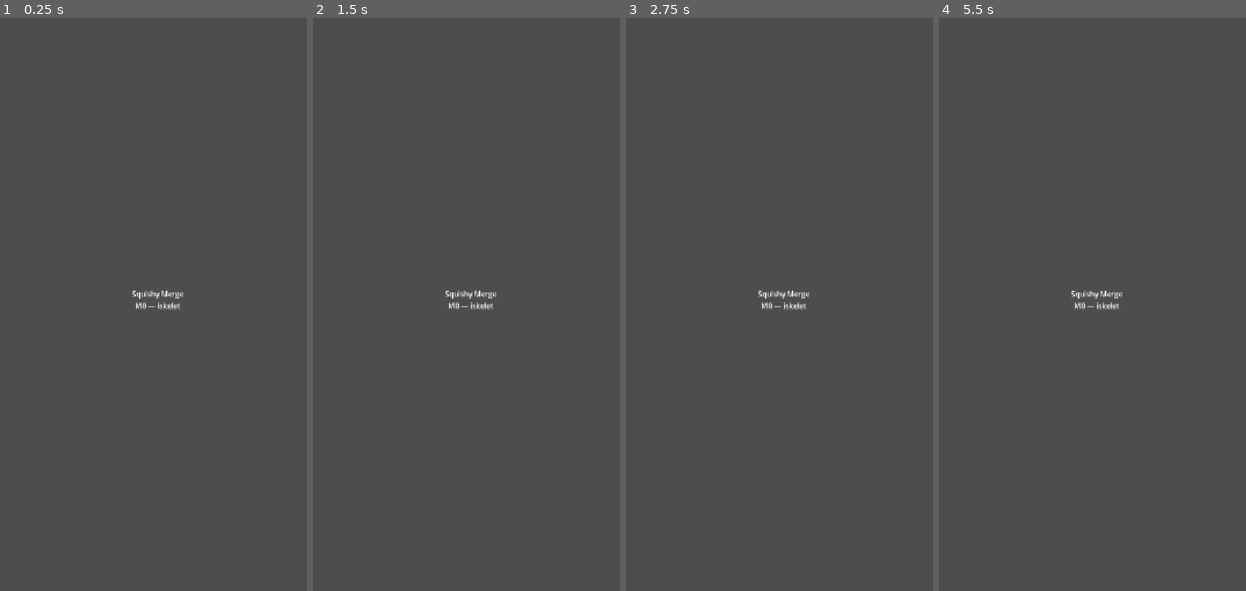
Above: before the commit, frames 1-4 (left to right).
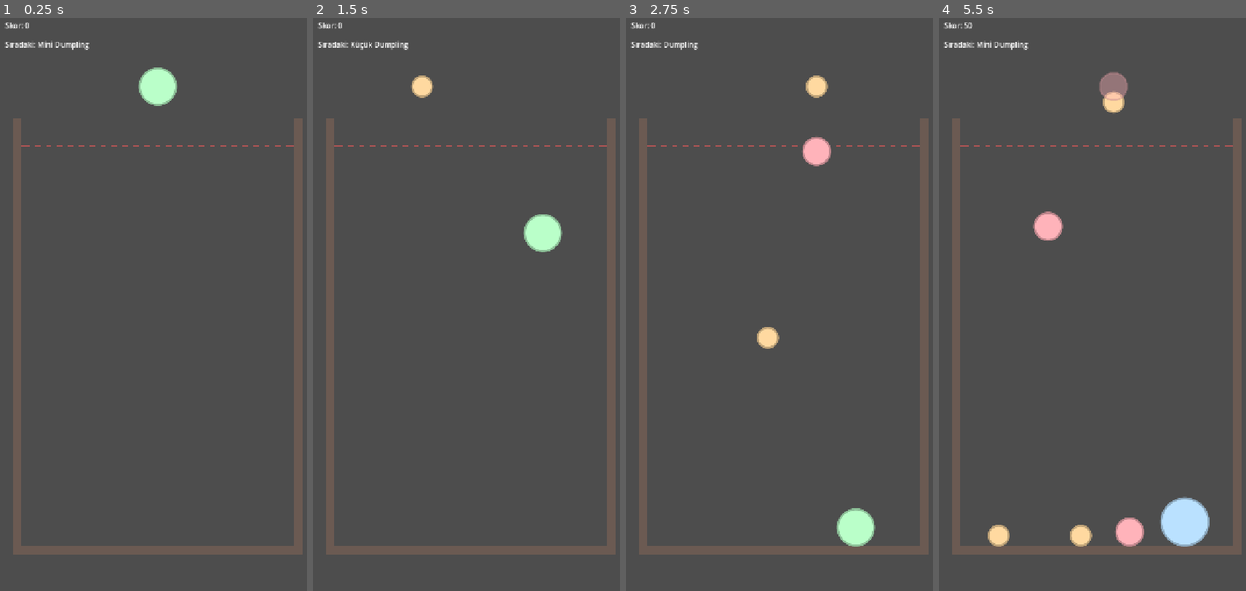
Above: after the commit, the same moments.

Repository: oguzhanbilgi/Squishy-Merge
Game: Godot game, scene res://scenes/main.tscn
Same seed, same stepped clock (60 frames per second), same inputs: the game is played once before the commit and once after it.
Inputs (mouse positions are in pixels of both pictures, inside the frame that each line leads up to):
- Up to frame 1 (0.25 s): no input
- Up to frame 2 (1.5 s): tap Enter at 0.5 s; move the mouse to (543, 270) at 0.52 s; click (543, 270) at 0.67 s; drag from (405, 327) to (454, 419) at 1.27 s
- Up to frame 3 (2.75 s): move the mouse to (816, 172) at 2.02 s; click (816, 172) at 2.17 s
- Up to frame 4 (5.5 s): drag from (1080, 419) to (997, 212) at 2.77 s; move the mouse to (1193, 384) at 3.52 s; click (1193, 384) at 3.67 s; drag from (997, 212) to (1046, 155) at 4.27 s; move the mouse to (1113, 298) at 5.02 s; click (1113, 298) at 5.17 s

The runs differ from the first frame. In frame 1, 6.8% of the frame differs, in the area x 1-99%, y 0-94%; in frame 2, 7.0%; in frame 3, 7.5%; in frame 4, 8.9%.

Commit message:
[M1] Core merge fiziği ve tier spawn
- TierConfig: 8 tier'ın yarıçap/renk/puan/pitch tablosu, drop pool tier 1-3
- Dumpling (RigidBody2D): tier'a göre şekil/kütle, aynı tier çarpışmasında
  merge_requested sinyali; çift merge'i önleyen is_merging kilidi
- GameBoard: koddan kurulan kap duvarları (M2'de level genişliği değişebilsin
  diye), sürükle-bırak drop kontrolü, merge çözümü, squash-stretch + pop
  parçacığı, tier 8 kutlaması, 1.5 sn taşma fail state'i
- Placeholder görsel: _draw() ile düz renkli daire (final asset M7'de)
- project.godot: fare ile test için touch emülasyonu

Co-Authored-By: Claude Opus 5 <noreply@anthropic.com>

Diff:
--- a/project.godot
+++ b/project.godot
@@ -25,14 +25,18 @@
 
 window/size/viewport_width=720
 window/size/viewport_height=1280
-window/handheld/orientation=1
 window/stretch/mode="canvas_items"
 window/stretch/aspect="expand"
+window/handheld/orientation=1
+
+[input_devices]
+
+pointing/emulate_touch_from_mouse=true
 
 [physics]
 
+3d/physics_engine="Jolt Physics"
 2d/default_gravity=1200.0
-3d/physics_engine="Jolt Physics"
 
 [rendering]
 
--- /dev/null
+++ b/scenes/game/dumpling.tscn
@@ -0,0 +1,15 @@
+[gd_scene load_steps=3 format=3]
+
+[ext_resource type="Script" path="res://scripts/game/dumpling.gd" id="1_dumpling"]
+[ext_resource type="Script" path="res://scripts/game/dumpling_visual.gd" id="2_visual"]
+
+[node name="Dumpling" type="RigidBody2D"]
+contact_monitor = true
+max_contacts_reported = 8
+continuous_cd = 1
+script = ExtResource("1_dumpling")
+
+[node name="CollisionShape2D" type="CollisionShape2D" parent="."]
+
+[node name="Visual" type="Node2D" parent="."]
+script = ExtResource("2_visual")
--- /dev/null
+++ b/scenes/game/game_board.tscn
@@ -0,0 +1,42 @@
+[gd_scene load_steps=3 format=3]
+
+[ext_resource type="Script" path="res://scripts/game/game_board.gd" id="1_board"]
+[ext_resource type="Script" path="res://scripts/game/dumpling_visual.gd" id="2_visual"]
+
+[node name="GameBoard" type="Node2D"]
+script = ExtResource("1_board")
+
+[node name="Walls" type="StaticBody2D" parent="."]
+
+[node name="DumplingLayer" type="Node2D" parent="."]
+
+[node name="OverflowArea" type="Area2D" parent="."]
+monitoring = true
+
+[node name="OverflowShape" type="CollisionShape2D" parent="OverflowArea"]
+
+[node name="Preview" type="Node2D" parent="."]
+script = ExtResource("2_visual")
+
+[node name="HUD" type="CanvasLayer" parent="."]
+
+[node name="ScoreLabel" type="Label" parent="HUD"]
+offset_left = 24.0
+offset_top = 24.0
+offset_right = 400.0
+offset_bottom = 60.0
+text = "Skor: 0"
+
+[node name="NextLabel" type="Label" parent="HUD"]
+offset_left = 24.0
+offset_top = 66.0
+offset_right = 500.0
+offset_bottom = 102.0
+text = "Sıradaki: -"
+
+[node name="StatusLabel" type="Label" parent="HUD"]
+anchor_right = 1.0
+offset_top = 640.0
+offset_bottom = 700.0
+horizontal_alignment = 1
+text = ""
--- /dev/null
+++ b/scenes/game/pop_effect.tscn
@@ -0,0 +1,8 @@
+[gd_scene load_steps=2 format=3]
+
+[ext_resource type="Script" path="res://scripts/game/pop_effect.gd" id="1_pop"]
+
+[node name="PopEffect" type="CPUParticles2D"]
+emitting = false
+one_shot = true
+script = ExtResource("1_pop")
--- a/scenes/main.tscn
+++ b/scenes/main.tscn
@@ -4,14 +4,3 @@
 
 [node name="Main" type="Node2D"]
 script = ExtResource("1_main")
-
-[node name="UI" type="CanvasLayer" parent="."]
-
-[node name="BootLabel" type="Label" parent="UI"]
-anchors_preset = 15
-anchor_right = 1.0
-anchor_bottom = 1.0
-horizontal_alignment = 1
-vertical_alignment = 1
-text = "Squishy Merge
-M0 — iskelet"
--- /dev/null
+++ b/scripts/game/dumpling.gd
@@ -0,0 +1,59 @@
+class_name Dumpling
+extends RigidBody2D
+## Tek bir dumpling parçası. Aynı tier'daki iki dumpling çarpışınca
+## merge_requested yayınlanır; birleştirmeyi GameBoard yürütür.
+
+signal merge_requested(a: Dumpling, b: Dumpling, point: Vector2)
+
+var tier: int = 1
+## Merge kuyruğa alındıysa true — aynı kare içinde ikinci kez birleşmeyi önler.
+var is_merging: bool = false
+## İlk çarpışmasını yaşadı mı? Taşma kontrolü sadece yerleşmiş parçaları sayar,
+## yoksa drop çizgisinden geçen her parça yanlışlıkla taşma sayılır.
+var has_landed: bool = false
+
+@onready var _shape: CollisionShape2D = $CollisionShape2D
+@onready var _visual: Node2D = $Visual
+
+
+func setup(new_tier: int) -> void:
+	tier = new_tier
+
+
+func _ready() -> void:
+	var circle := CircleShape2D.new()
+	circle.radius = TierConfig.radius(tier)
+	_shape.shape = circle
+
+	var material := PhysicsMaterial.new()
+	material.friction = 0.55
+	material.bounce = 0.05
+	physics_material_override = material
+
+	# Yarıçapla orantılı kütle — büyük tier'lar ağır hissetsin.
+	mass = TierConfig.radius(tier) * 0.05
+
+	_visual.setup(TierConfig.radius(tier), TierConfig.color(tier))
+	body_entered.connect(_on_body_entered)
+
+
+func play_squash() -> void:
+	_visual.play_squash()
+
+
+func _on_body_entered(body: Node) -> void:
+	has_landed = true
+
+	if is_merging or tier >= TierConfig.MAX_TIER:
+		return
+	var other := body as Dumpling
+	if other == null or other.is_merging or other.tier != tier:
+		return
+
+	# Her iki taraf da bu callback'i alır; merge'i yalnızca biri yürütsün.
+	if get_instance_id() < other.get_instance_id():
+		return
+
+	is_merging = true
+	other.is_merging = true
+	merge_requested.emit(self, other, (global_position + other.global_position) * 0.5)
--- /dev/null
+++ b/scripts/game/dumpling_visual.gd
@@ -0,0 +1,26 @@
+extends Node2D
+## Placeholder görsel: düz renkli daire. M7'de owner'ın asset'iyle değişecek.
+
+var radius: float = 20.0
+var fill_color: Color = Color.WHITE
+
+
+func setup(new_radius: float, new_color: Color) -> void:
+	radius = new_radius
+	fill_color = new_color
+	queue_redraw()
+
+
+func _draw() -> void:
+	draw_circle(Vector2.ZERO, radius, fill_color)
+	draw_arc(Vector2.ZERO, radius, 0.0, TAU, 48, fill_color.darkened(0.25), 3.0, true)
+
+
+## Squash-stretch (GAME_DESIGN.md §1): 1.0 -> 0.8/1.2 -> 1.0, ~150ms.
+func play_squash() -> void:
+	scale = Vector2.ONE
+	var tween := create_tween()
+	tween.tween_property(self, "scale", Vector2(1.2, 0.8), 0.075) \
+		.set_trans(Tween.TRANS_QUAD).set_ease(Tween.EASE_OUT)
+	tween.tween_property(self, "scale", Vector2.ONE, 0.075) \
+		.set_trans(Tween.TRANS_BACK).set_ease(Tween.EASE_OUT)
--- /dev/null
+++ b/scripts/game/game_board.gd
@@ -0,0 +1,236 @@
+extends Node2D
+## Oyun tahtası: kap, drop kontrolü, merge çözümü ve taşma (fail) kontrolü.
+## GAME_DESIGN.md §1-2. Level/süre/hedef mantığı M2'de eklenecek.
+
+signal game_over
+
+const DUMPLING_SCENE: PackedScene = preload("res://scenes/game/dumpling.tscn")
+const POP_EFFECT_SCENE: PackedScene = preload("res://scenes/game/pop_effect.tscn")
+
+const WALL_THICKNESS: float = 20.0
+## Taşma çizgisine bu süre boyunca temas edilirse round biter (GAME_DESIGN.md §1).
+const OVERFLOW_GRACE: float = 1.5
+const DROP_COOLDOWN: float = 0.4
+
+## Kabın iç genişliği. M2'de level verisinden gelecek; şimdilik sabit.
+@export var container_width: float = 600.0
+@export var container_top_y: float = 240.0
+@export var floor_y: float = 1180.0
+@export var overflow_line_y: float = 300.0
+@export var drop_line_y: float = 170.0
+
+var _aim_x: float = 360.0
+var _pending_tier: int = 1
+var _next_tier: int = 1
+var _drop_cooldown: float = 0.0
+var _overflow_elapsed: float = 0.0
+var _is_game_over: bool = false
+
+@onready var _walls: StaticBody2D = $Walls
+@onready var _dumpling_layer: Node2D = $DumplingLayer
+@onready var _overflow_area: Area2D = $OverflowArea
+@onready var _overflow_shape: CollisionShape2D = $OverflowArea/OverflowShape
+@onready var _preview: Node2D = $Preview
+@onready var _score_label: Label = $HUD/ScoreLabel
+@onready var _next_label: Label = $HUD/NextLabel
+@onready var _status_label: Label = $HUD/StatusLabel
+
+
+func _ready() -> void:
+	GameState.reset_run()
+	GameState.score_changed.connect(_on_score_changed)
+
+	_build_walls()
+	_setup_overflow_area()
+
+	_aim_x = _center_x()
+	_pending_tier = TierConfig.random_drop_tier()
+	_next_tier = TierConfig.random_drop_tier()
+	_refresh_preview()
+	_on_score_changed(GameState.score)
+	_status_label.text = ""
+
+
+func _left_x() -> float:
+	return _center_x() - container_width * 0.5
+
+
+func _right_x() -> float:
+	return _center_x() + container_width * 0.5
+
+
+func _center_x() -> float:
+	return get_viewport_rect().size.x * 0.5
+
+
+## Kap duvarları koddan kuruluyor — M2'de level başına genişlik değişebilsin diye.
+func _build_walls() -> void:
+	for child in _walls.get_children():
+		child.queue_free()
+
+	var height: float = floor_y - container_top_y
+	_add_wall(Vector2(_left_x() - WALL_THICKNESS * 0.5, container_top_y + height * 0.5),
+		Vector2(WALL_THICKNESS, height))
+	_add_wall(Vector2(_right_x() + WALL_THICKNESS * 0.5, container_top_y + height * 0.5),
+		Vector2(WALL_THICKNESS, height))
+	_add_wall(Vector2(_center_x(), floor_y + WALL_THICKNESS * 0.5),
+		Vector2(container_width + WALL_THICKNESS * 2.0, WALL_THICKNESS))
+	queue_redraw()
+
+
+func _add_wall(at: Vector2, size: Vector2) -> void:
+	var shape := RectangleShape2D.new()
+	shape.size = size
+	var collision := CollisionShape2D.new()
+	collision.shape = shape
+	collision.position = at
+	_walls.add_child(collision)
+
+
+func _setup_overflow_area() -> void:
+	var shape := RectangleShape2D.new()
+	shape.size = Vector2(container_width, 8.0)
+	_overflow_shape.shape = shape
+	_overflow_shape.position = Vector2(_center_x(), overflow_line_y)
+
+
+func _draw() -> void:
+	var wall_color := Color("6b5a52")
+	var height: float = floor_y - container_top_y
+	draw_rect(Rect2(_left_x() - WALL_THICKNESS, container_top_y, WALL_THICKNESS, height), wall_color)
+	draw_rect(Rect2(_right_x(), container_top_y, WALL_THICKNESS, height), wall_color)
+	draw_rect(Rect2(_left_x() - WALL_THICKNESS, floor_y,
+		container_width + WALL_THICKNESS * 2.0, WALL_THICKNESS), wall_color)
+
+	# Taşma çizgisi
+	draw_dashed_line(Vector2(_left_x(), overflow_line_y), Vector2(_right_x(), overflow_line_y),
+		Color(1.0, 0.35, 0.35, 0.55), 2.0, 12.0)
+
+
+# --- Girdi: parmağı sürükle, bırakınca düşür (GAME_DESIGN.md §1) ---
+
+func _unhandled_input(event: InputEvent) -> void:
+	if _is_game_over:
+		return
+
+	var drag := event as InputEventScreenDrag
+	if drag != null:
+		_set_aim(drag.position.x)
+		return
+
+	var touch := event as InputEventScreenTouch
+	if touch == null:
+		return
+	if touch.pressed:
+		_set_aim(touch.position.x)
+	else:
+		_drop()
+
+
+func _set_aim(x: float) -> void:
+	var margin: float = TierConfig.radius(_pending_tier)
+	_aim_x = clampf(x, _left_x() + margin, _right_x() - margin)
+	_refresh_preview()
+
+
+func _refresh_preview() -> void:
+	_preview.position = Vector2(_aim_x, drop_line_y)
+	_preview.setup(TierConfig.radius(_pending_tier), TierConfig.color(_pending_tier))
+	_preview.modulate.a = 1.0 if _drop_cooldown <= 0.0 else 0.4
+	_next_label.text = "Sıradaki: %s" % TierConfig.tier_name(_next_tier)
+
+
+func _drop() -> void:
+	if _drop_cooldown > 0.0:
+		return
+	_spawn_dumpling(_pending_tier, Vector2(_aim_x, drop_line_y))
+	_pending_tier = _next_tier
+	_next_tier = TierConfig.random_drop_tier()
+	_drop_cooldown = DROP_COOLDOWN
+	_set_aim(_aim_x)
+
+
+func _spawn_dumpling(tier: int, at: Vector2) -> Dumpling:
+	var dumpling: Dumpling = DUMPLING_SCENE.instantiate()
+	dumpling.setup(tier)
+	dumpling.position = at
+	dumpling.merge_requested.connect(_on_merge_requested)
+	_dumpling_layer.add_child(dumpling)
+	return dumpling
+
+
+# --- Merge ---
+
+func _on_merge_requested(a: Dumpling, b: Dumpling, point: Vector2) -> void:
+	# Fizik callback'i içindeyiz; node ekleme/silme bir sonraki kareye ertelenmeli.
+	_resolve_merge.call_deferred(a, b, point)
+
+
+func _resolve_merge(a: Dumpling, b: Dumpling, point: Vector2) -> void:
+	if not is_instance_valid(a) or not is_instance_valid(b):
+		return
+
+	var new_tier: int = a.tier + 1
+	a.queue_free()
+	b.queue_free()
+
+	var merged := _spawn_dumpling(new_tier, point)
+	merged.play_squash()
+
+	var celebratory: bool = new_tier == TierConfig.MAX_TIER
+	_spawn_pop(point, TierConfig.color(new_tier), TierConfig.radius(new_tier), celebratory)
+
+	GameState.add_score(TierConfig.merge_score(new_tier))
+	GameState.register_merge(new_tier, point)
+	# Ses dosyaları M6'da gelecek; pitch escalation mantığı şimdiden yerinde.
+	AudioManager.play_sfx(null, TierConfig.merge_pitch(new_tier))
+
+	if celebratory:
+		_status_label.text = "%s!" % TierConfig.tier_name(new_tier)
+		await get_tree().create_timer(2.0).timeout
+		if not _is_game_over:
+			_status_label.text = ""
+
+
+func _spawn_pop(at: Vector2, pop_color: Color, radius: float, celebratory: bool) -> void:
+	var effect: CPUParticles2D = POP_EFFECT_SCENE.instantiate()
+	effect.position = at
+	add_child(effect)
+	effect.burst(pop_color, radius, celebratory)
+
+
+# --- Taşma kontrolü ---
+
+func _physics_process(delta: float) -> void:
+	if _drop_cooldown > 0.0:
+		_drop_cooldown = maxf(0.0, _drop_cooldown - delta)
+		if _drop_cooldown == 0.0:
+			_refresh_preview()
+
+	if _is_game_over:
+		return
+
+	var overflowing: bool = false
+	for body in _overflow_area.get_overlapping_bodies():
+		var dumpling := body as Dumpling
+		if dumpling != null and dumpling.has_landed and not dumpling.is_merging:
+			overflowing = true
+			break
+
+	if overflowing:
+		_overflow_elapsed += delta
+		if _overflow_elapsed >= OVERFLOW_GRACE:
+			_end_round()
+	else:
+		_overflow_elapsed = 0.0
+
+
+func _end_round() -> void:
+	_is_game_over = true
+	_preview.visible = false
+	_status_label.text = "Taştı! Skor: %d" % GameState.score
+	game_over.emit()
+
+
+func _on_score_changed(new_score: int) -> void:
+	_score_label.text = "Skor: %d" % new_score
--- /dev/null
+++ b/scripts/game/pop_effect.gd
@@ -0,0 +1,23 @@
+extends CPUParticles2D
+## Merge anındaki küçük "pop" parçacığı (GAME_DESIGN.md §1).
+## Tier 8 oluşunca daha büyük bir konfeti patlaması olarak kullanılır.
+
+
+func burst(burst_color: Color, burst_radius: float, celebratory: bool = false) -> void:
+	emitting = false
+	one_shot = true
+	explosiveness = 1.0
+	lifetime = 0.7 if celebratory else 0.45
+	amount = 60 if celebratory else 14
+	direction = Vector2.UP
+	spread = 180.0
+	gravity = Vector2(0.0, 900.0)
+	initial_velocity_min = burst_radius * (6.0 if celebratory else 3.0)
+	initial_velocity_max = burst_radius * (11.0 if celebratory else 6.0)
+	scale_amount_min = 2.0
+	scale_amount_max = 5.0 if celebratory else 4.0
+	color = burst_color
+	emitting = true
+
+	await get_tree().create_timer(lifetime + 0.2).timeout
+	queue_free()
--- /dev/null
+++ b/scripts/game/tier_config.gd
@@ -0,0 +1,46 @@
+class_name TierConfig
+extends RefCounted
+## 8 tier'ın veri tablosu (GAME_DESIGN.md §2). Renk/yarıçap değerleri
+## PLACEHOLDER — final asset'ler M7'de owner tarafından verilecek.
+
+const MAX_TIER: int = 8
+
+## Drop pool: sadece tier 1-3 rastgele düşer (GAME_DESIGN.md §2).
+const DROP_POOL_MAX_TIER: int = 3
+
+const TIERS: Array[Dictionary] = [
+	{"name": "Mini Dumpling",   "radius": 22.0,  "color": Color("ffd9a0"), "score": 20},
+	{"name": "Küçük Dumpling",  "radius": 30.0,  "color": Color("ffb3ba"), "score": 30},
+	{"name": "Dumpling",        "radius": 40.0,  "color": Color("baffc9"), "score": 40},
+	{"name": "Şişkin Dumpling", "radius": 52.0,  "color": Color("bae1ff"), "score": 50},
+	{"name": "Büyük Dumpling",  "radius": 66.0,  "color": Color("e3baff"), "score": 60},
+	{"name": "Dev Dumpling",    "radius": 84.0,  "color": Color("fff5ba"), "score": 70},
+	{"name": "Jumbo Dumpling",  "radius": 106.0, "color": Color("ffab76"), "score": 80},
+	{"name": "Dumpling Kralı",  "radius": 132.0, "color": Color("ff6b8a"), "score": 100},
+]
+
+
+static func radius(tier: int) -> float:
+	return TIERS[tier - 1]["radius"]
+
+
+static func color(tier: int) -> Color:
+	return TIERS[tier - 1]["color"]
+
+
+## Bu tier'a birleşildiğinde kazanılan puan.
+static func merge_score(tier: int) -> int:
+	return TIERS[tier - 1]["score"]
+
+
+static func tier_name(tier: int) -> String:
+	return TIERS[tier - 1]["name"]
+
+
+## Merge sesinin pitch'i her tier'da biraz daha yüksek (GAME_DESIGN.md §6).
+static func merge_pitch(tier: int) -> float:
+	return 0.85 + 0.09 * float(tier - 1)
+
+
+static func random_drop_tier() -> int:
+	return randi_range(1, DROP_POOL_MAX_TIER)
--- a/scripts/main.gd
+++ b/scripts/main.gd
@@ -1,7 +1,9 @@
 extends Node2D
-## Uygulamanın giriş noktası. M0 iskeletinde sadece ortamın ayakta olduğunu
-## gösterir; oyun sahnesi M1'de buraya bağlanacak.
+## Uygulamanın giriş noktası. M1'de doğrudan oyun tahtasını yükler;
+## menü/level akışı M2'de buraya bağlanacak.
+
+const GAME_BOARD_SCENE: PackedScene = preload("res://scenes/game/game_board.tscn")
 
 
 func _ready() -> void:
-	print("Squishy Merge — iskelet ayakta. Godot %s" % Engine.get_version_info().string)
+	add_child(GAME_BOARD_SCENE.instantiate())
Not shown, added: scripts/autoload/audio_manager.gd.uid
Not shown, added: scripts/autoload/game_state.gd.uid
Not shown, added: scripts/autoload/save_manager.gd.uid
Not shown, added: scripts/game/dumpling.gd.uid
Not shown, added: scripts/game/dumpling_visual.gd.uid
Not shown, added: scripts/game/game_board.gd.uid
Not shown, added: scripts/game/pop_effect.gd.uid
Not shown, added: scripts/game/tier_config.gd.uid
Not shown, added: scripts/main.gd.uid
